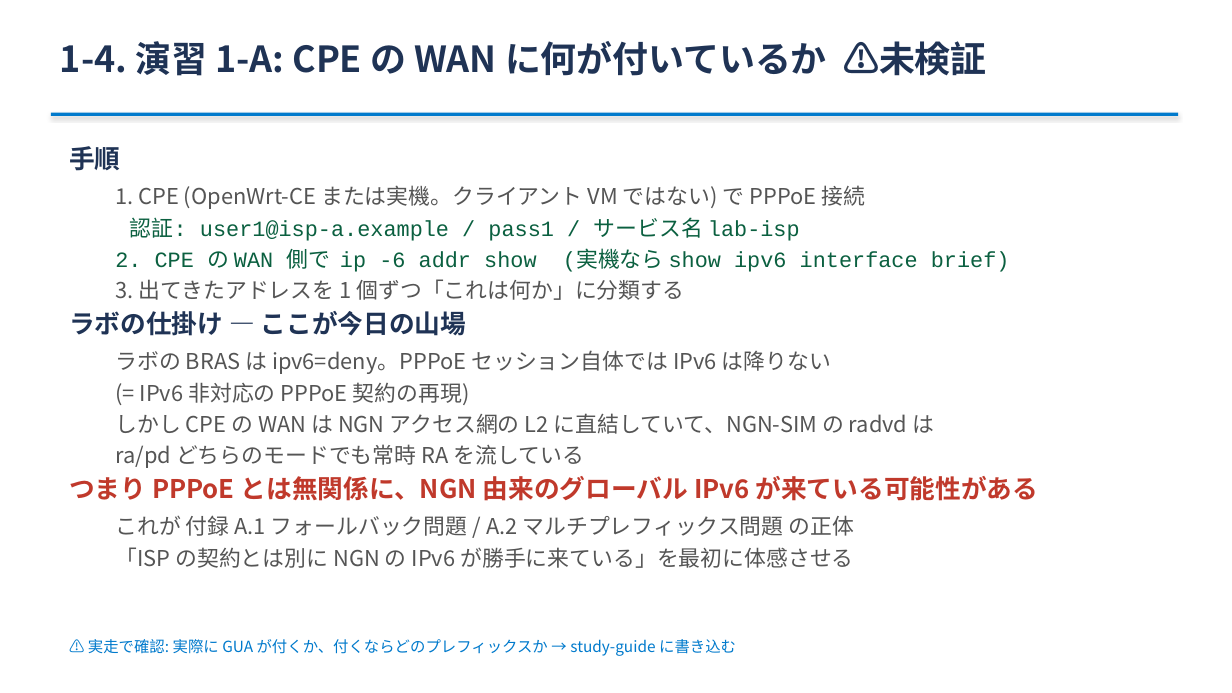
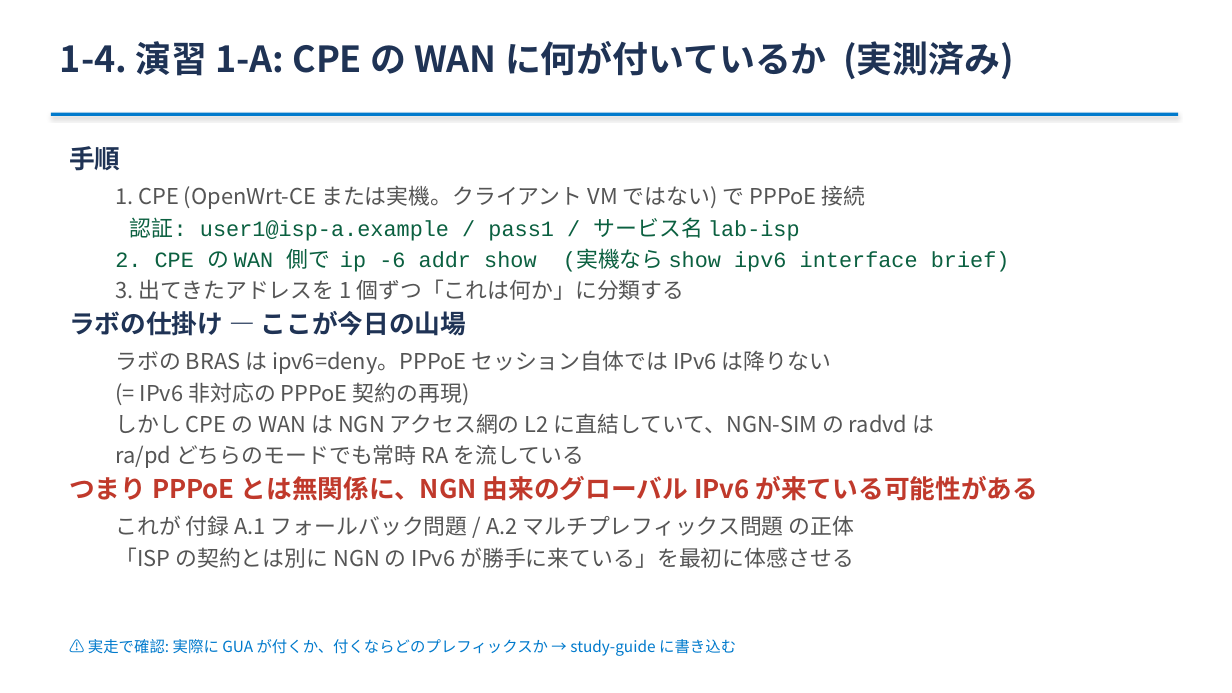
Before and after one commit to ginchankawaii/claude-code-book-template, a slide deck: slide 10 of docs/ipoe-lab/slides/toranomaki.pptx. Drawn at 1232x693 pixels with LibreOffice and Linux fonts; fonts in the diff are those of the drawing. Boxes give left, top, right and bottom in pixels: in the first picture for what was removed or moved away, otherwise in the second. Text is boxed around its words. In the diff, an @@ line names an element or a change of style, - is before the commit and + after.

```diff
--- a/docs/ipoe-lab/slides/toranomaki.pptx
+++ b/docs/ipoe-lab/slides/toranomaki.pptx
@@ text at bbox=[60, 41, 1014, 79]: text changed @@
-1-4. 演習 1-A: CPE の WAN に何が付いているか ⚠未検証
+1-4. 演習 1-A: CPE の WAN に何が付いているか (実測済み)
```
Also in this commit, not shown: 5 other slides changed, 1 other file.
